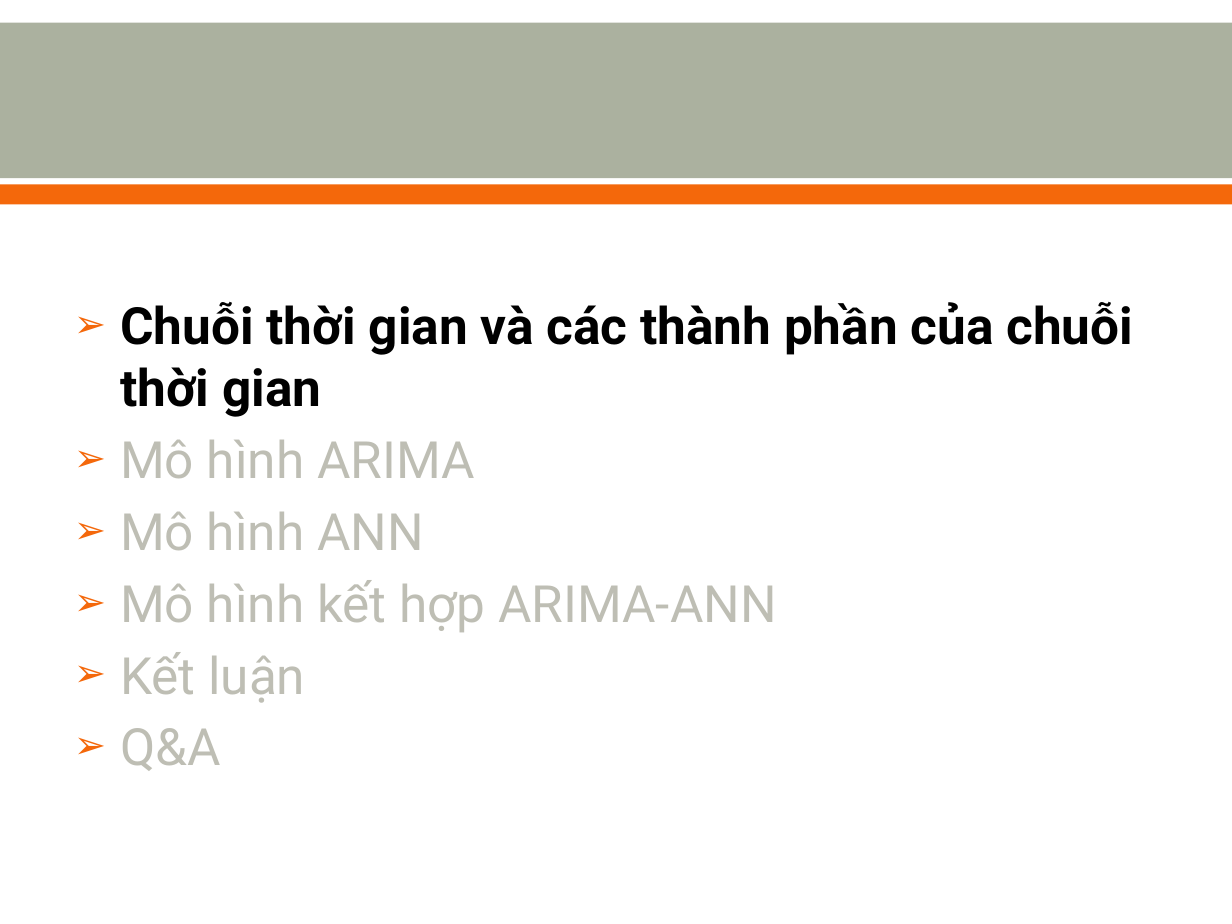
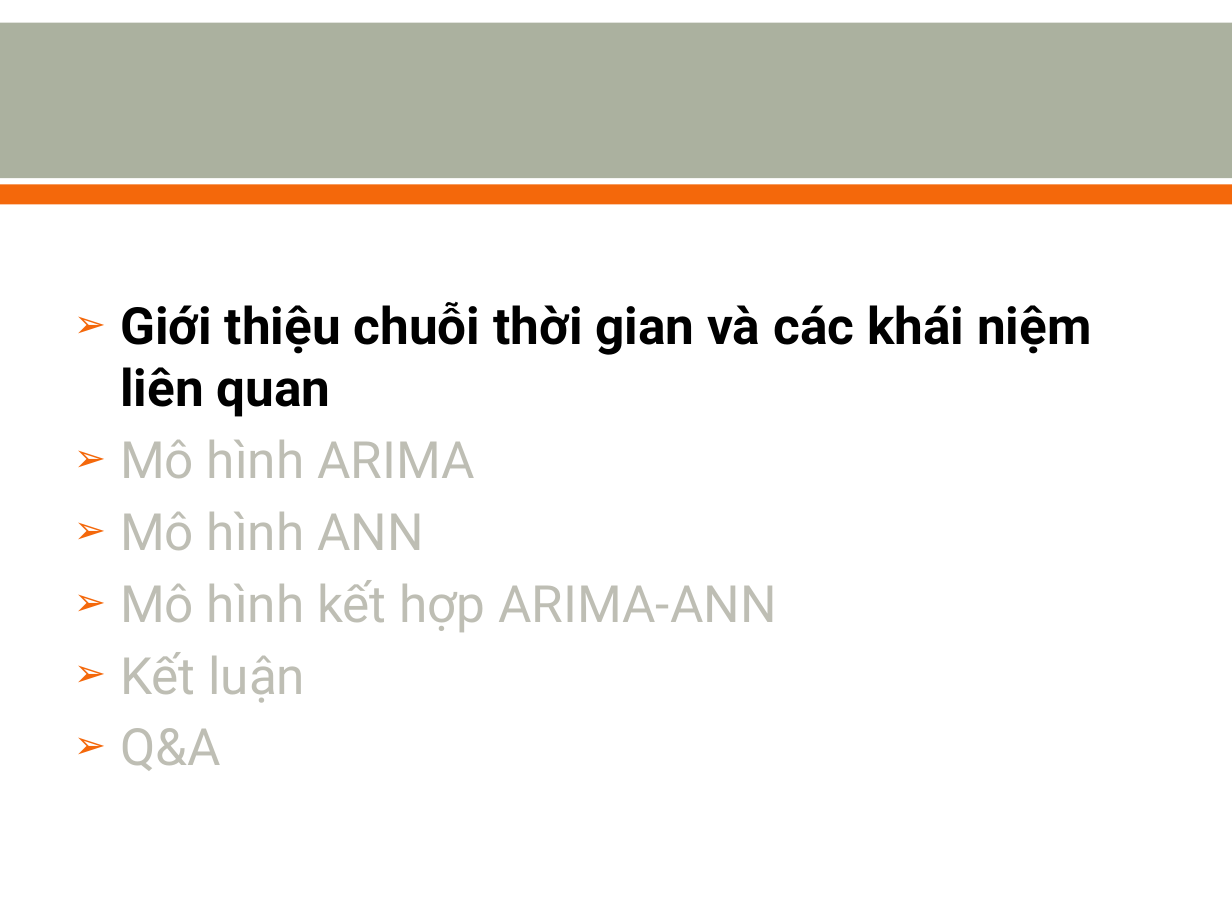
Before and after one commit to nvtthai/forecast-time-series, a slide deck: slide 3 of Report/Presentation.ppt. Drawn at 1232x924 pixels with LibreOffice and Linux fonts; fonts in the diff are those of the drawing. Boxes give left, top, right and bottom in pixels: in the first picture for what was removed or moved away, otherwise in the second. Text is boxed around its words. In the diff, an @@ line names an element or a change of style, - is before the commit and + after.

```diff
--- a/Report/Presentation.ppt
+++ b/Report/Presentation.ppt
@@ text at (120,302,1091,417): text changed @@
-➢ Chuỗi thời gian và các thành phần của chuỗi thời gian
+➢ Giới thiệu chuỗi thời gian và các khái niệm liên quan
```
Also in this commit, not shown: 9 other slides changed, 2 slides added, 3 slides removed.
